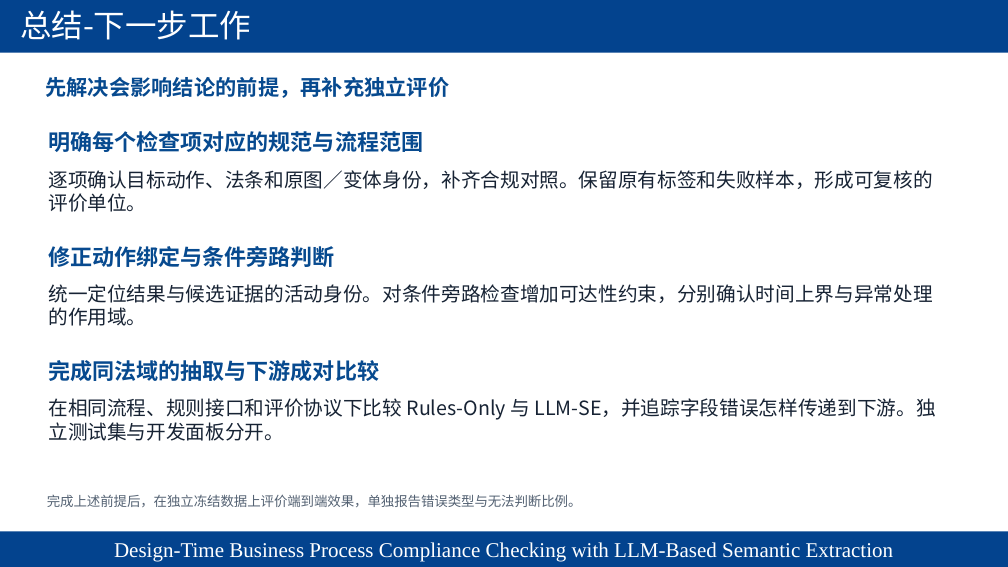
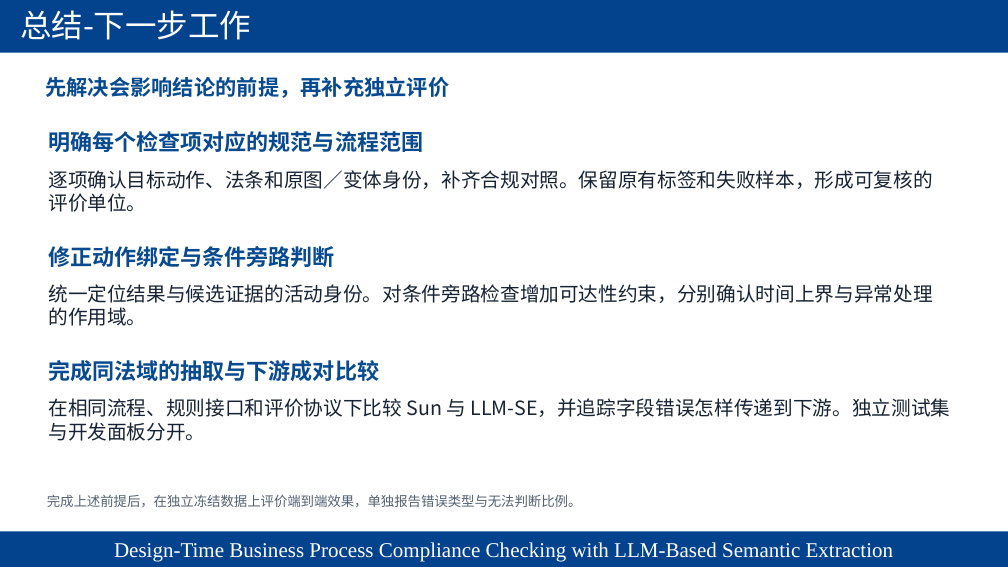
Before and after one commit to chaos-66/LLM4BPC, a slide deck: slide 31 of formal_experiment/paper/presentations/LLM4BPC_Semantic_Extraction_Revised.pptx. Drawn at 1008x567 pixels with LibreOffice and Linux fonts; fonts in the diff are those of the drawing; background and template pictures are left out. Boxes give left, top, right and bottom in pixels: in the first picture for what was removed or moved away, otherwise in the second. Text is boxed around its words. In the diff, an @@ line names an element or a change of style, - is before the commit and + after.

```diff
--- a/formal_experiment/paper/presentations/LLM4BPC_Semantic_Extraction_Revised.pptx
+++ b/formal_experiment/paper/presentations/LLM4BPC_Semantic_Extraction_Revised.pptx
@@ text at [48,398,951,441]: text changed @@
-在相同流程、规则接口和评价协议下比较 Rules-Only 与 LLM-SE，并追踪字段错误怎样传递到下游。独立测试集与开发面板分开。
+在相同流程、规则接口和评价协议下比较 Sun 与 LLM-SE，并追踪字段错误怎样传递到下游。独立测试集与开发面板分开。
```
Also in this commit, not shown: 1 other slide changed, 16 other files.
